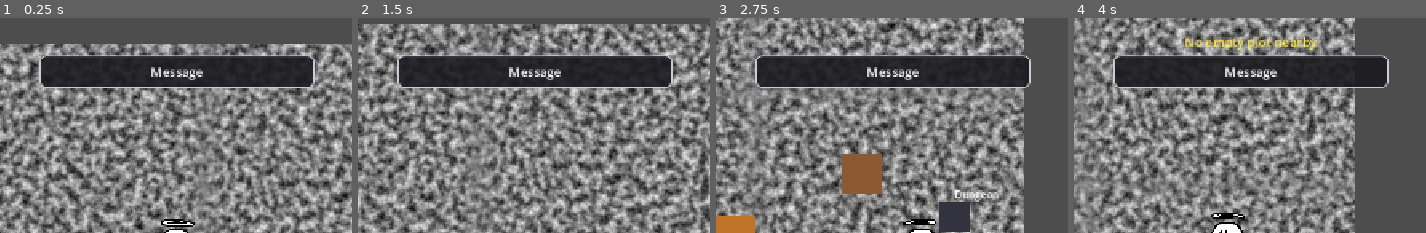
Above: before the commit, frames 1-4 (left to right).
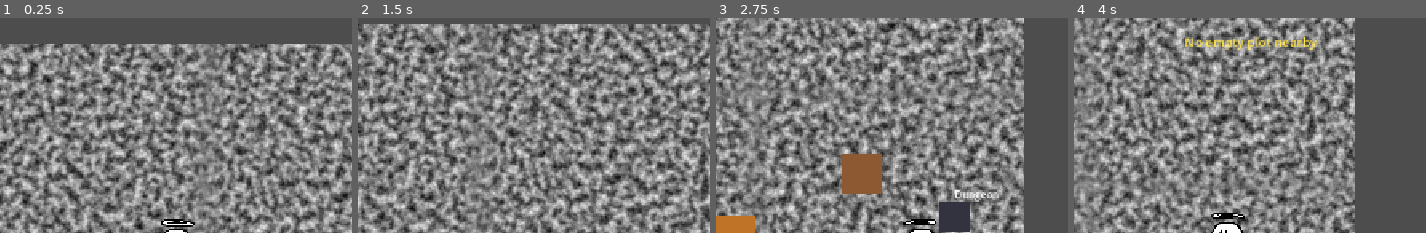
Above: after the commit, the same moments.

Repository: Saitamadupauvre/brotatomato
Game: Godot game, scene res://scenes/main/main.tscn
The game is run twice, just before and just after one commit, with the same random seed, the same clock (stepped at 60 frames per second) and the same inputs. The engine's default icon, where the game draws it, is replaced by a stand-in: a white triangle on a blue panel in a dark square.
Inputs (mouse positions are % of the whole screen's width and height, from its top left):
- Up to frame 1 (0.25 s): no input
- Up to frame 2 (1.5 s): tap Enter at 0.5 s; move the mouse to (82, 47) at 0.52 s; press the mouse at (82, 47) at 0.53 s; hold D (move_right) 0.53-1.28 s; move the mouse to (34, 58) at 1.27 s; release the mouse at (34, 58) at 1.28 s; hold S (move_down) from 1.28 s (still down); tap Shift (dash) at 1.35 s
- Up to frame 3 (2.75 s): move the mouse to (68, 29) at 2.02 s; release S (move_down) at 2.03 s; hold D (move_right) from 2.03 s (still down); hold E (interact) from 2.03 s (still down)
- Up to frame 4 (4 s): move the mouse to (51, 73) at 2.77 s; release D (move_right) at 2.78 s; release E (interact) at 2.78 s; hold W (move_up) 2.78-3.53 s; tap R (move_plot) at 2.85 s; click (51, 73) at 2.92 s; move the mouse to (91, 68) at 3.52 s; hold A (move_left) from 3.53 s (still down); hold G (place_plot) from 3.53 s (still down)
The pictures show only the part of the screen within x 32-82%, y 0-50%; the shares and areas given below are measured in that part.

The runs differ from the first frame. In frame 1, 12% of the frame differs, in the area x 11-90%, y 17-33%; in frame 2, 12%; in frame 3, 12%; in frame 4, 12%.
Error before the commit: Parse Error: Class "Popup" hides a native class. (res://scenes/ui/popup.gd:1)

Commit message:
fix(ui): rename Popup class to avoid native class collision

Diff:
--- a/scenes/ui/popup.gd
+++ b/scenes/ui/popup.gd
@@ -1,4 +1,4 @@
-class_name Popup
+class_name MessagePopup
 extends MenuPanel
 ## Generic dismissible message popup. Shows an arbitrary text string over
 ## whatever scene it's dropped into, auto-dismisses after a delay, and
Not shown, added: scenes/ui/popup.gd.uid
